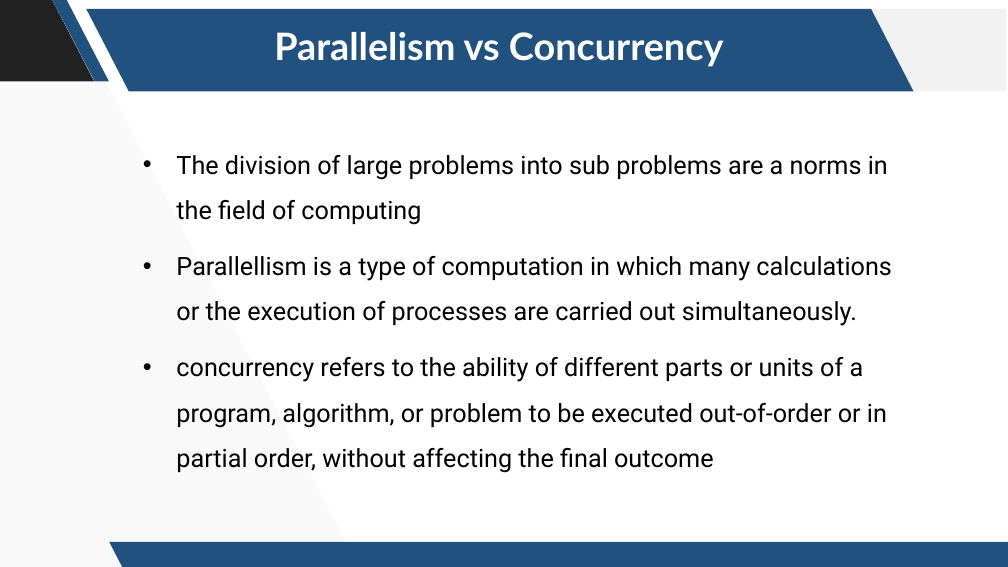
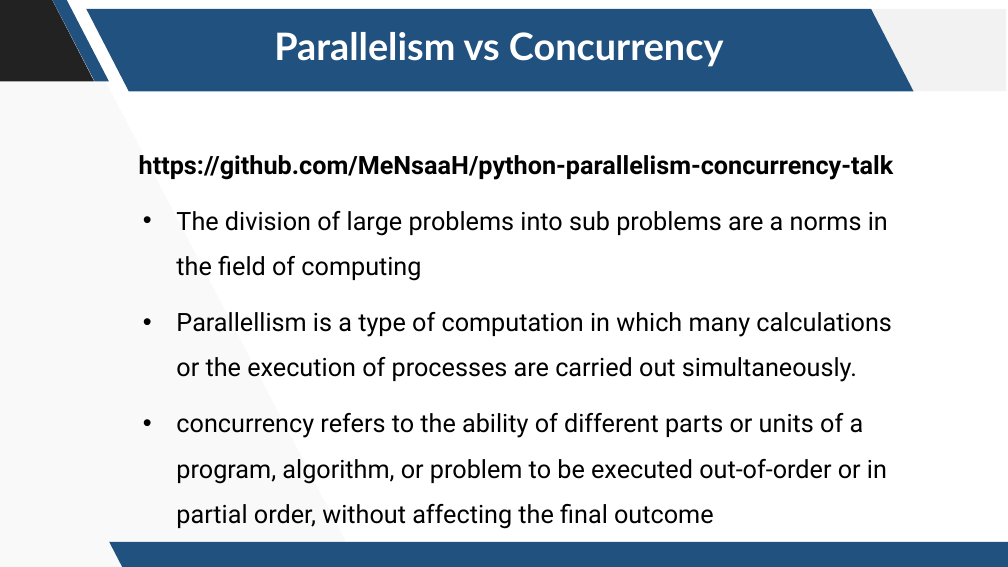
Before and after one commit to MeNsaaH/python-parallelism-concurrency-talk, a slide deck: slide 2 of Presentation.pptx. Drawn at 1008x567 pixels with LibreOffice and Linux fonts; fonts in the diff are those of the drawing; background and template pictures are left out. Boxes give left, top, right and bottom in pixels: in the first picture for what was removed or moved away, otherwise in the second. Text is boxed around its words. In the diff, an @@ line names an element or a change of style, - is before the commit and + after.

Commit message:
Updating Presentation file

```diff
--- a/Presentation.pptx
+++ b/Presentation.pptx
@@ text at bbox=[139, 155, 894, 180]: paragraph added @@
+https://github.com/MeNsaaH/python-parallelism-concurrency-talk
```
